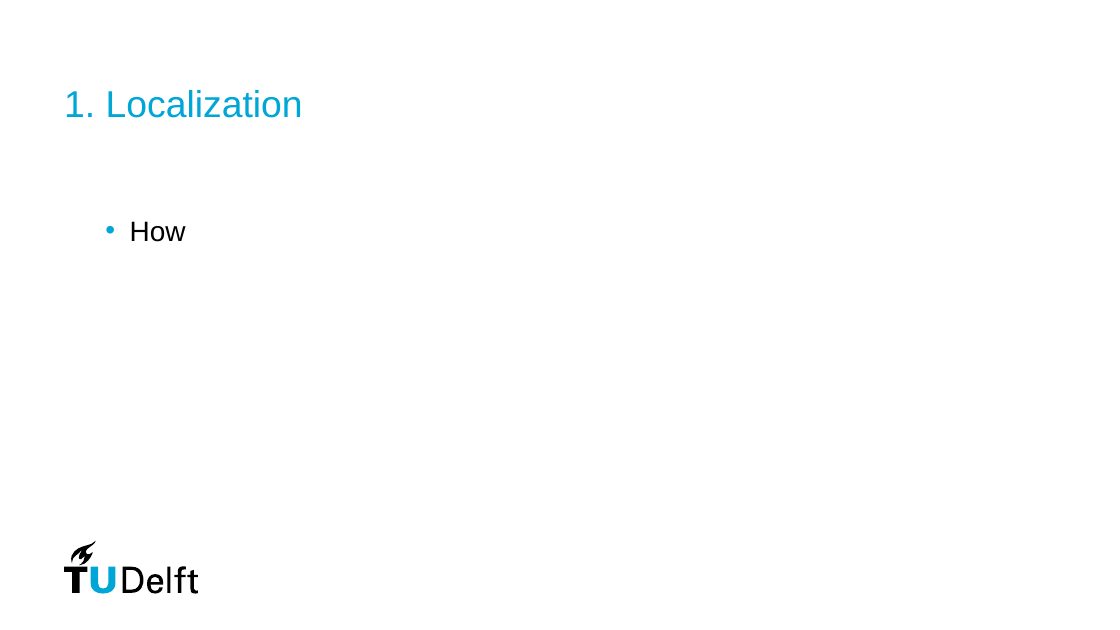
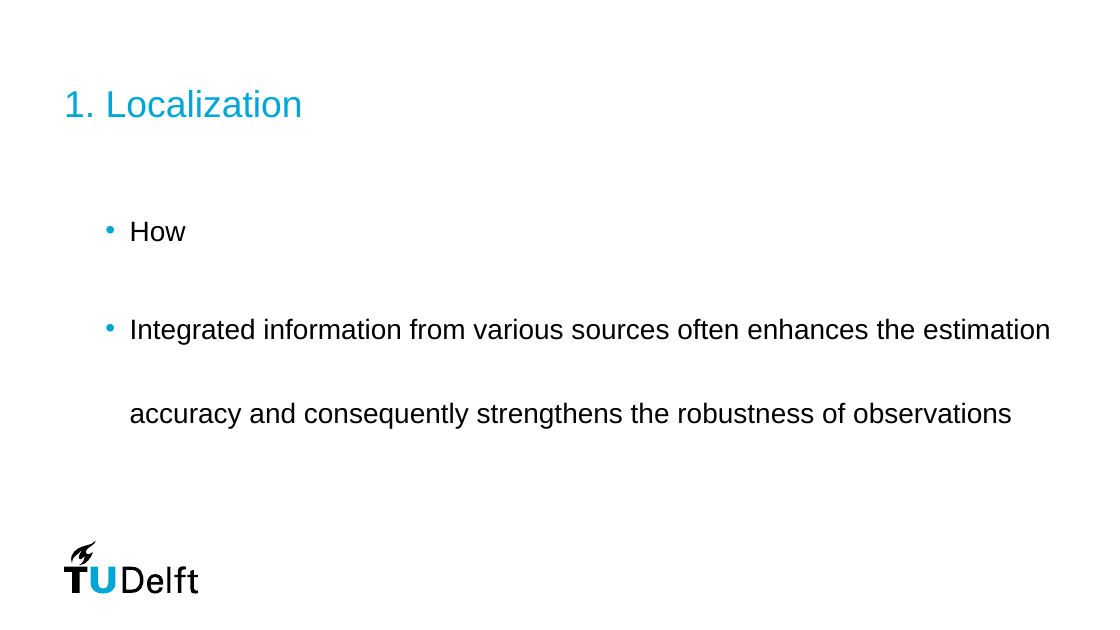
Before and after one commit to kemosabe564/simulation, a slide deck: slide 4 of paperwork/ppt/Ting_midterm.pptx. Drawn at 1120x630 pixels with LibreOffice and Linux fonts; fonts in the diff are those of the drawing. Boxes give left, top, right and bottom in pixels: in the first picture for what was removed or moved away, otherwise in the second. Text is boxed around its words. In the diff, an @@ line names an element or a change of style, - is before the commit and + after.

```diff
--- a/paperwork/ppt/Ting_midterm.pptx
+++ b/paperwork/ppt/Ting_midterm.pptx
@@ text at (x1=130, y1=318, x2=1051, y2=428): paragraph added @@
+• Integrated information from various sources often enhances the estimation accuracy and consequently strengthens the robustness of observations
```
Also in this commit, not shown: 1 other slide changed, 38 other files.
